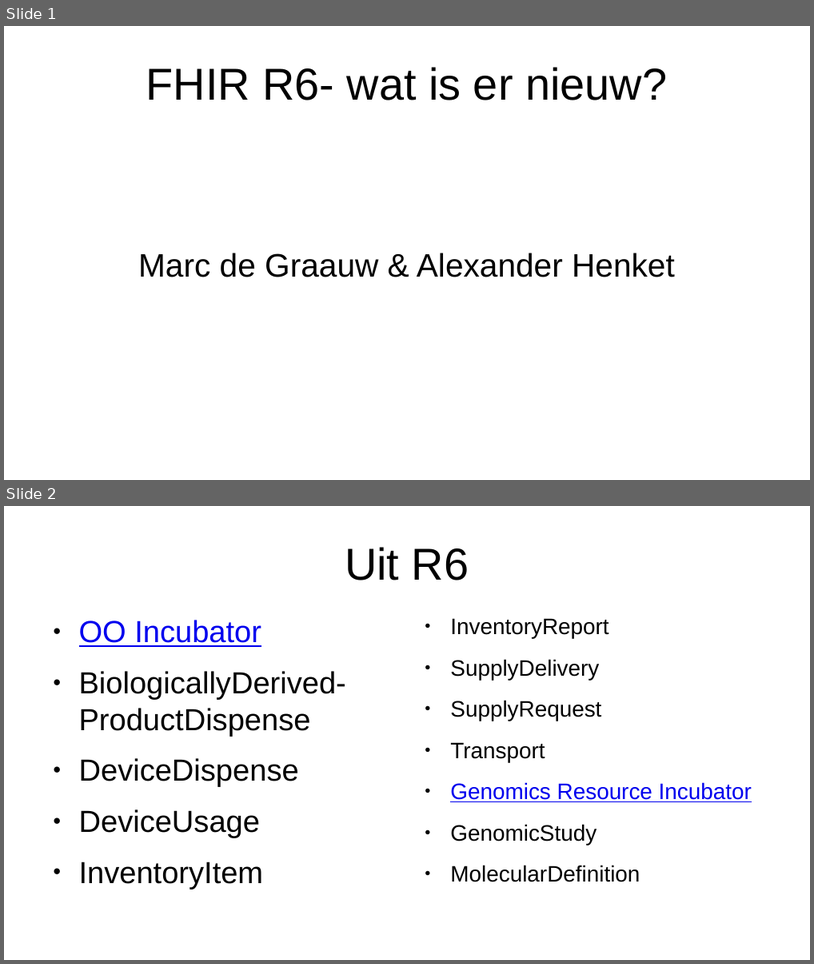
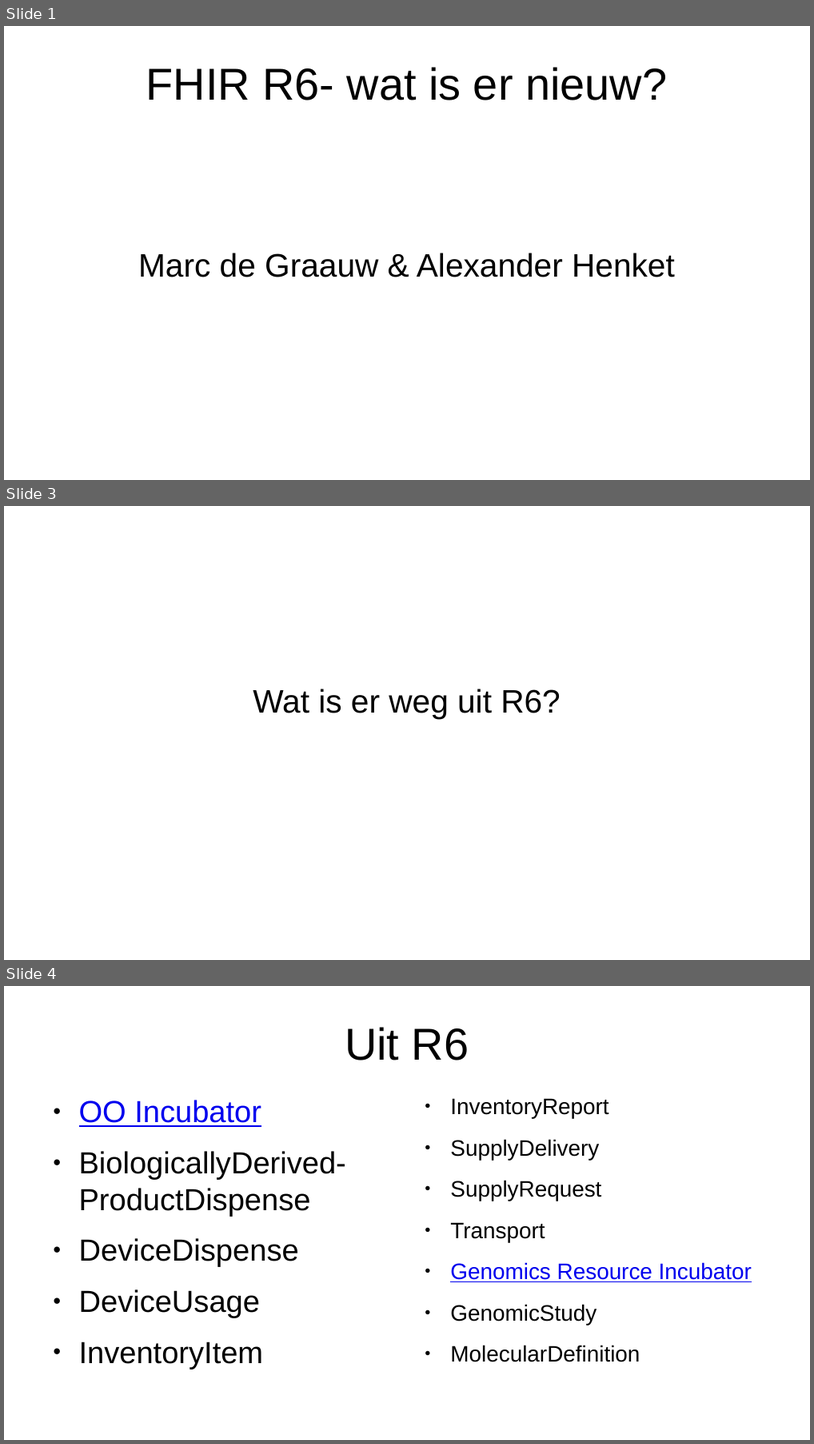
Before and after one commit to mgraauw/fhir-r6-slides, a slide deck: FHIR R6 wat is er nieuw.pptx. Shown one above the other, each under a label of ours: slides 1 and 2 before the commit, slides 1, 3 and 4 after it; the slides between them are not shown. The pictures are 814x964 and 814x1444 pixels, drawn with LibreOffice and Linux fonts; fonts in the diff are those of the drawing. Boxes give left, top, right and bottom in pixels: in the first picture for what was removed or moved away, otherwise in the second. Text is boxed around its words. In the diff, an @@ line names an element or a change of style, - is before the commit and + after.

```diff
--- a/FHIR R6 wat is er nieuw.pptx
+++ b/FHIR R6 wat is er nieuw.pptx
@@ slide 3 added at bbox=[4, 506, 810, 960], background #FFFFFF @@
@@ subtitle added at bbox=[253, 688, 561, 718], 32 pt, text #000000 @@
+Wat is er weg uit R6?
@@ what was slide 2 is now slide 4 @@
```
Also in this commit, not shown: 1 other slide added, 3 other files.
